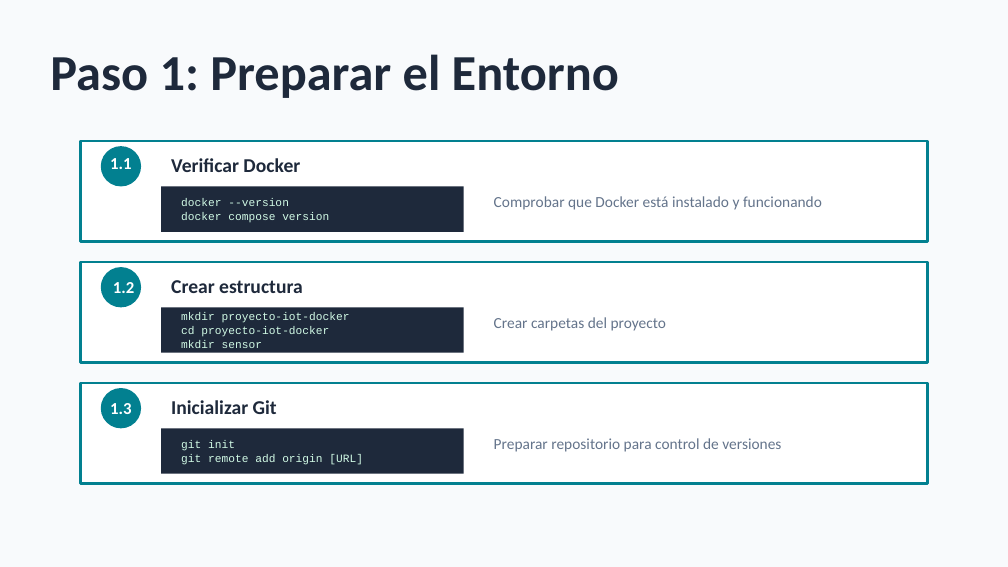
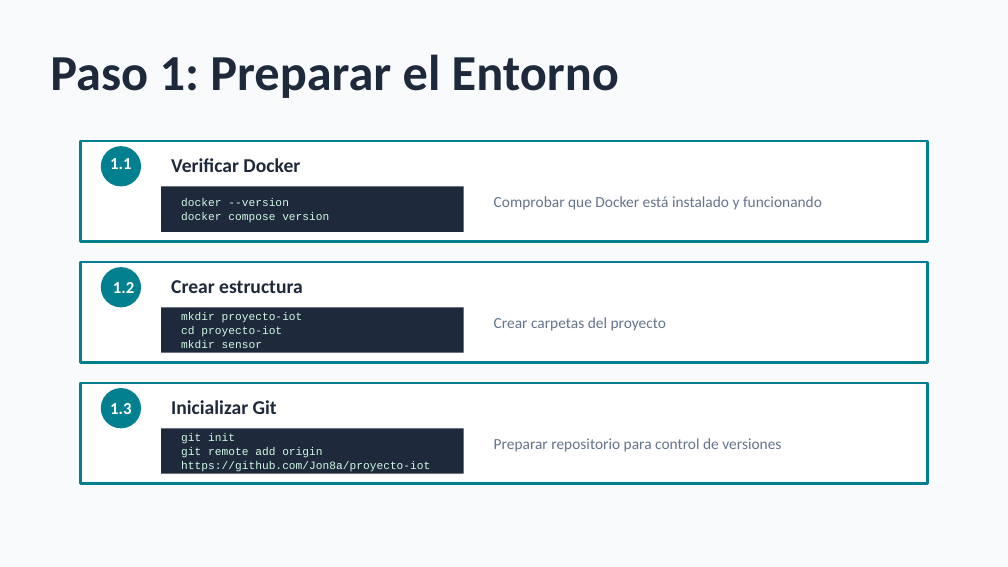
Before and after one commit to Jon8a/proyecto-iot, a slide deck: slide 5 of Presentacion_IoT_Completa.pptx. Drawn at 1008x567 pixels with LibreOffice and Linux fonts; fonts in the diff are those of the drawing. Boxes give left, top, right and bottom in pixels: in the first picture for what was removed or moved away, otherwise in the second. Text is boxed around its words. In the diff, an @@ line names an element or a change of style, - is before the commit and + after.

```diff
--- a/Presentacion_IoT_Completa.pptx
+++ b/Presentacion_IoT_Completa.pptx
@@ text at box(181, 313, 303, 337): text changed @@
-mkdir proyecto-iot-docker
-cd proyecto-iot-docker
+mkdir proyecto-iot
+cd proyecto-iot
@@ text at box(181, 448, 430, 474): text changed @@
-git remote add origin [URL]
+git remote add origin https://github.com/Jon8a/proyecto-iot
```
Also in this commit, not shown: 3 other slides changed, 2 slides removed, 4 other files.
